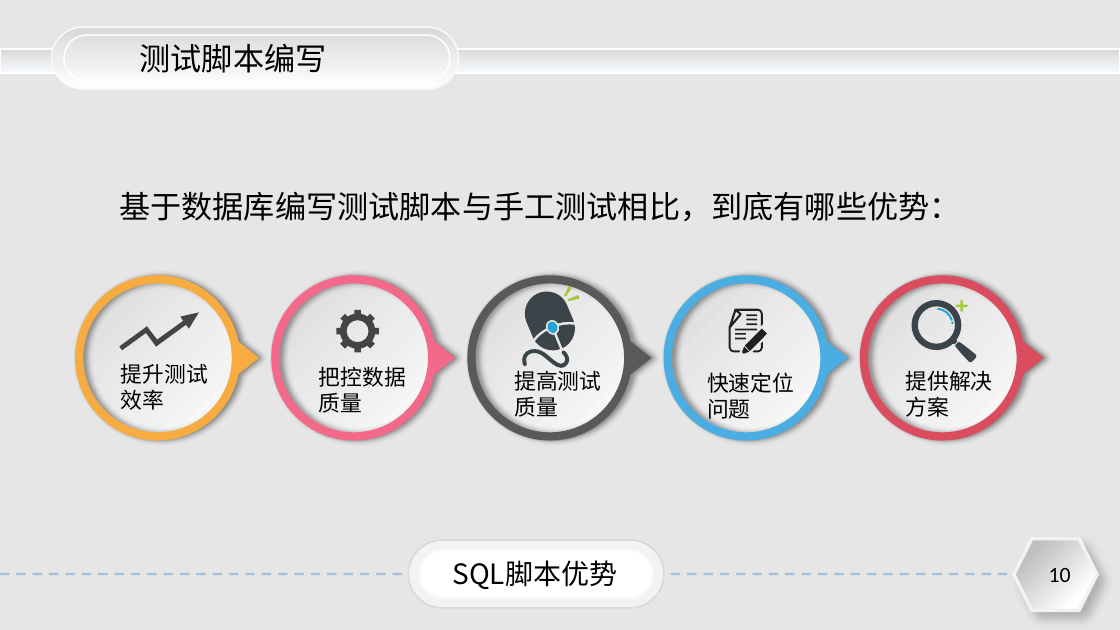
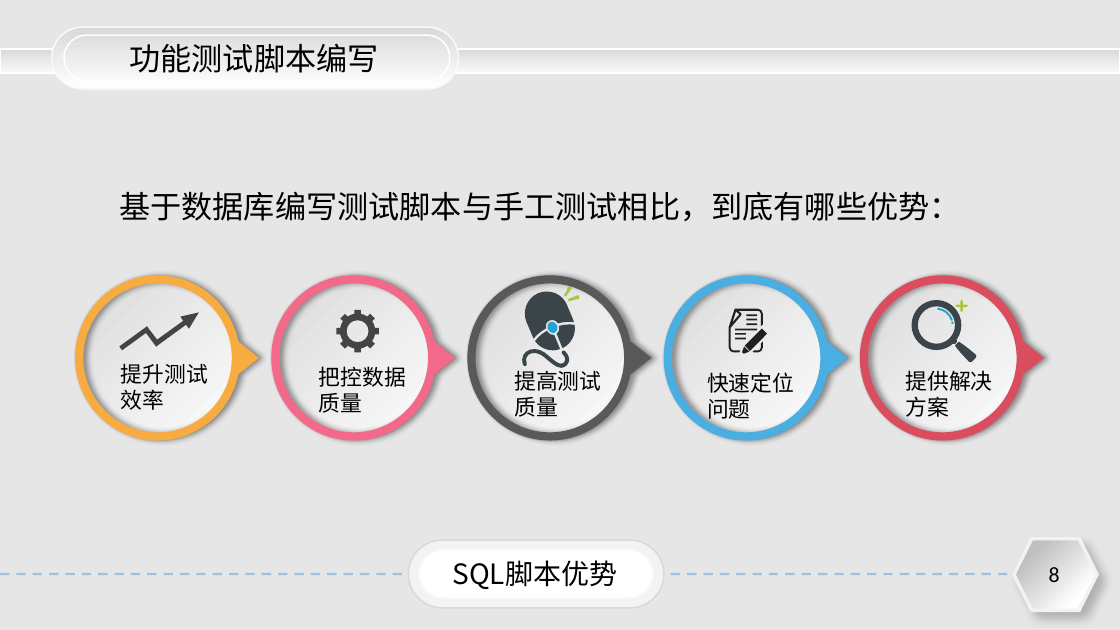
Before and after one commit to jimmyue/skills, a slide deck: slide 8 of 如何用SQL编写测试用例.pptx (slide 10 before the commit). Drawn at 1120x630 pixels with LibreOffice and Linux fonts; fonts in the diff are those of the drawing. Boxes give left, top, right and bottom in pixels: in the first picture for what was removed or moved away, otherwise in the second. Text is boxed around its words. In the diff, an @@ line names an element or a change of style, - is before the commit and + after.

```diff
--- a/如何用SQL编写测试用例.pptx
+++ b/如何用SQL编写测试用例.pptx
@@ text at (x1=129, y1=43, x2=378, y2=73): text changed @@
-测试脚本编写
+功能测试脚本编写
@@ page number at (x1=1049, y1=567, x2=1060, y2=582): text changed @@
-10
+8
```
Also in this commit, not shown: 8 other slides changed, 8 slides added, 3 slides removed.
